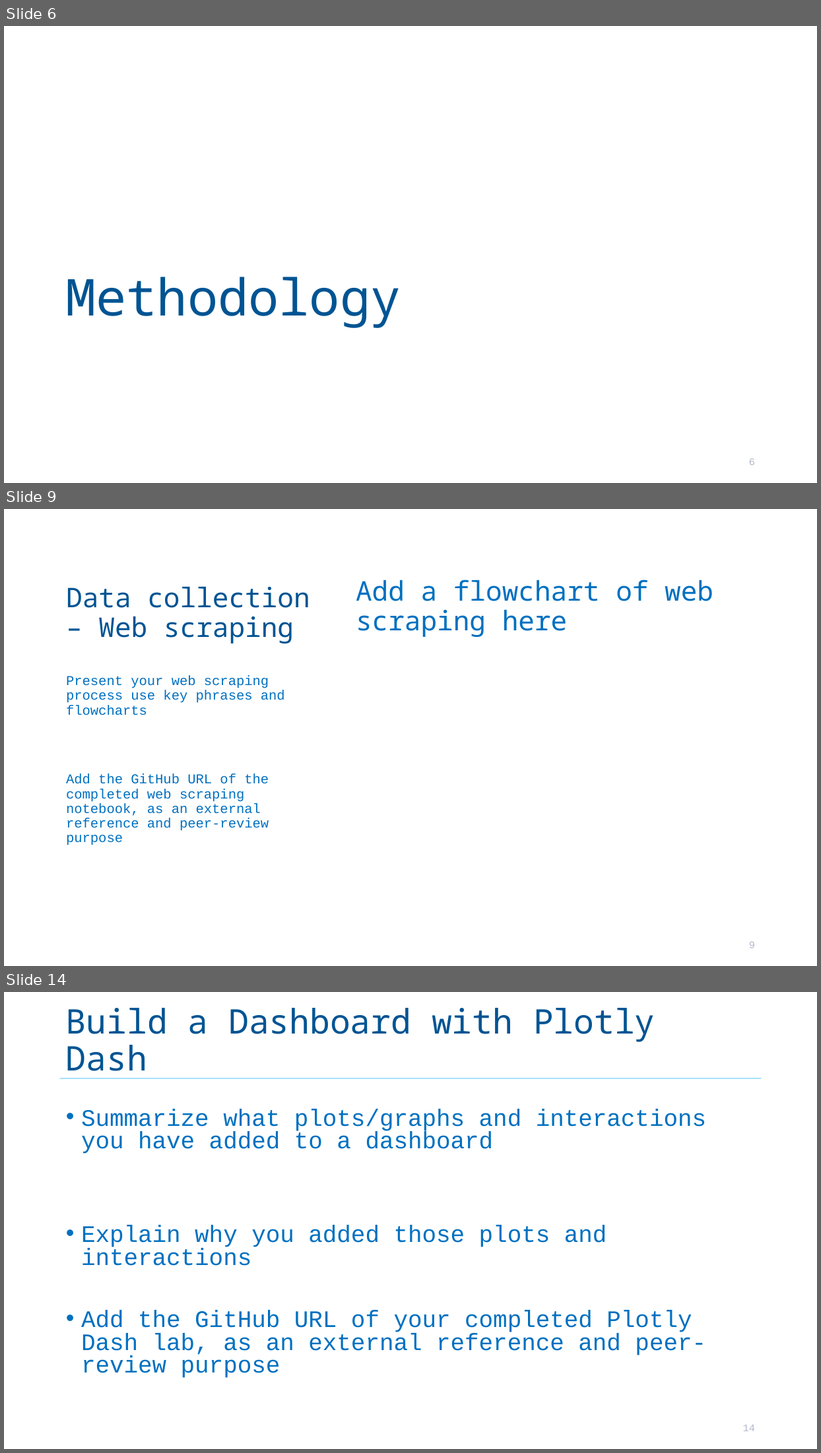
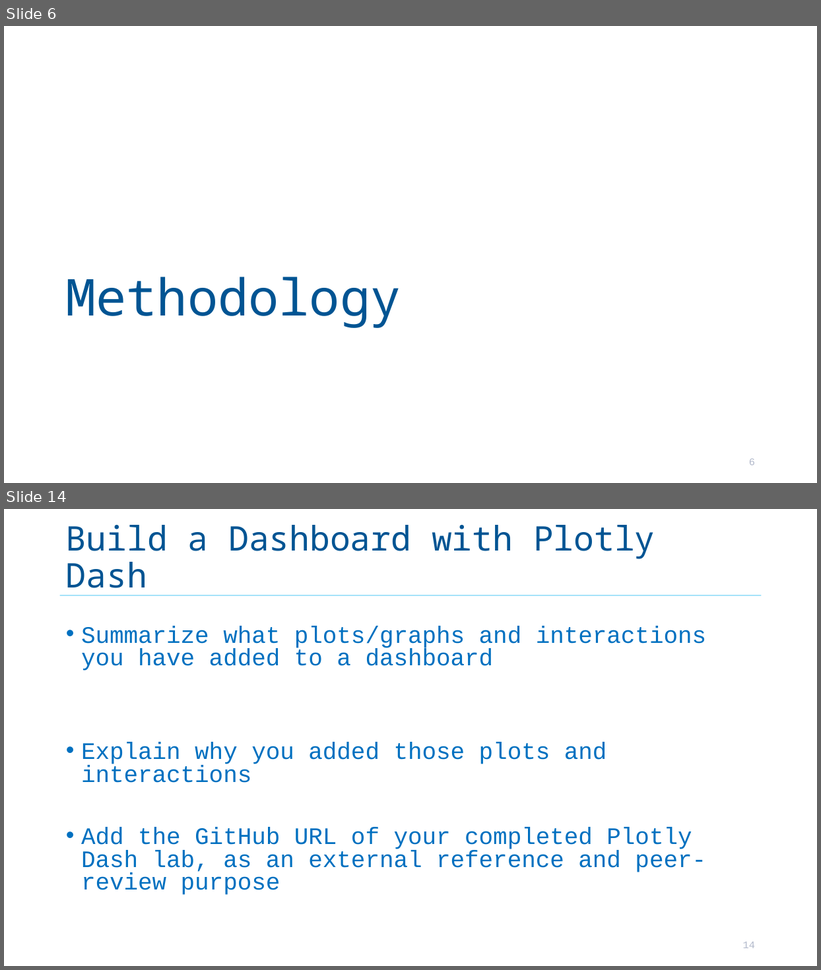
Before and after one commit to RiemannLee19/Coursera, a slide deck: 10_Applied_DS/Presentation_RL.odp. Shown one above the other, each under a label of ours: slides 6, 9 and 14 before the commit, slides 6 and 14 after it; the slides between them are not shown. The pictures are 821x1453 and 821x970 pixels, drawn with LibreOffice and Linux fonts; fonts in the diff are those of the drawing. Boxes give left, top, right and bottom in pixels: in the first picture for what was removed or moved away, otherwise in the second. Text is boxed around its words. In the diff, an @@ line names an element or a change of style, - is before the commit and + after.

```diff
--- a/10_Applied_DS/Presentation_RL.odp
+++ b/10_Applied_DS/Presentation_RL.odp
@@ slide 9 removed at [4,509,817,966], background #FFFFFF @@
@@ title removed at [66,586,310,644] @@
-Data collection – Web scraping
@@ text removed at [356,580,714,637] @@
-Add a flowchart of web scraping here
@@ text removed at [66,676,285,846] @@
-Present your web scraping process use key phrases and flowcharts
-Add the GitHub URL of the completed web scraping notebook, as an external reference and peer-review purpose
@@ page number removed at [749,942,755,949] @@
-9
```
Also in this commit, not shown: 10 slides changed, 11 slides added, 11 other slides removed, 11 other files.
